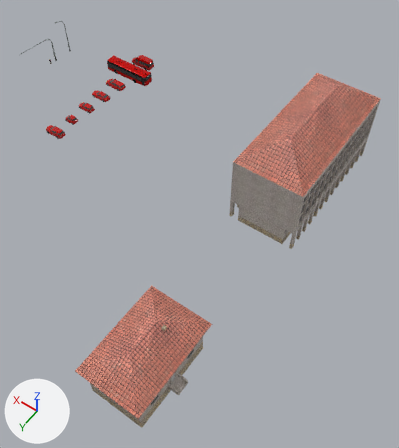
The Blender file assets/blender/all.blend as it was, and as the next commit left it.
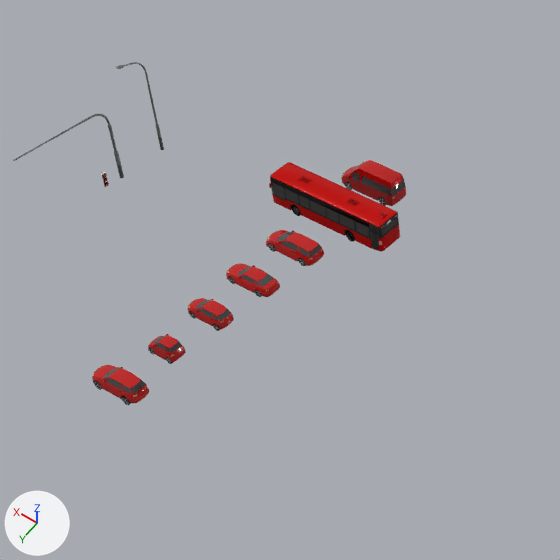
Old and new are each drawn whole from a 50 mm lens placed at (-78.1, 75.3, 83.6), pointed at (-39.6, 21.3, -1.2) and again close up on the part from 4% to 52% of the width and 0% to 43% of the height. Every picture has the same lights, and +X, +Y and +Z are marked at lower left. Objects named as collision shapes, trigger or cutter boxes, shadow casters or lower levels of detail are left out.

The first close-up shows 'Car_Bus #lod0', 'Car_Combi #lod0', 'Car_Limo #lod0', 'Car_SUV #lod0', 'Car_Small #lod0', 'Car_Smart #lod0', 'Car_Van #lod0'.
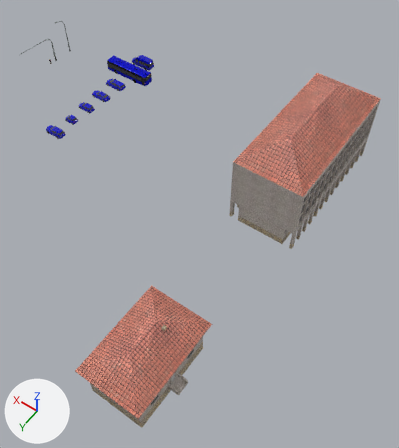
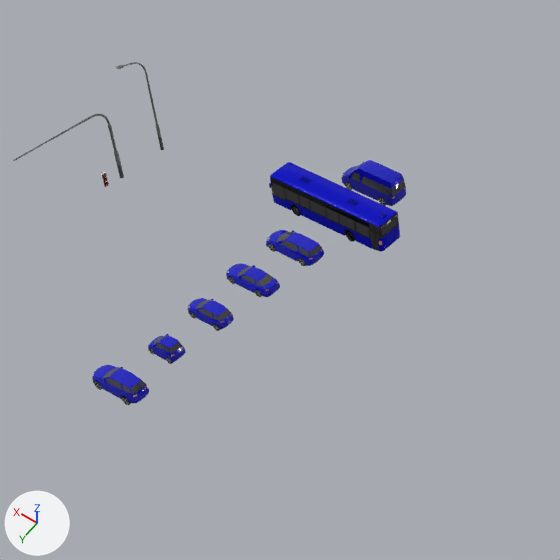
Location of each change, (x1, y1, x2, y2) in pixels of the close-ups (560 x 560 px):
'Car_Bus #lod0', recoloured (red to blue)
    both: (269, 162, 400, 251)
'Car_Van #lod0', recoloured (red to blue)
    both: (341, 160, 406, 206)
'Car_SUV #lod0', recoloured (red to blue)
    both: (92, 364, 149, 405)
'Car_Combi #lod0', recoloured (red to blue)
    both: (266, 230, 324, 266)
'Car_Limo #lod0', recoloured (red to blue)
    both: (226, 263, 280, 297)
'Car_Small #lod0', recoloured (red to blue)
    both: (188, 298, 234, 331)
'Car_Smart #lod0', recoloured (red to blue)
    both: (148, 334, 186, 364)

What changed in the scene script:
```text
Change mat_carmat:
    where n3 = _N.new('ShaderNodeValToRGB'); n3.name = 'ColorRamp'
    remove _e = n3.color_ramp.elements.new(1.0); _e.color = (1.0, 0.00207, 0.0, 1.0)
    add _e = n3.color_ramp.elements.new(1.0); _e.color = (0.0, 0.00432, 1.0, 1.0)
Change mat_busmat:
    remove n1 = _N.new('ShaderNodeValToRGB'); n1.name = 'ColorRamp'
    remove while len(n1.color_ramp.elements) > 1: n1.color_ramp.elements.remove(n1.color_ramp.elements[-1])
    remove n1.color_ramp.elements[0].position = 0.0; n1.color_ramp.elements[0].color = (0.0, 0.0, 0.0, 1.0)
    remove _e = n1.color_ramp.elements.new(1.0); _e.color = (1.0, 0.00207, 0.0, 1.0)
    add n1 = _N.new('ShaderNodeValToRGB'); n1.name = 'ColorRamp'
    add while len(n1.color_ramp.elements) > 1: n1.color_ramp.elements.remove(n1.color_ramp.elements[-1])
    add n1.color_ramp.elements[0].position = 0.0; n1.color_ramp.elements[0].color = (0.0, 0.0, 0.0, 1.0)
    add _e = n1.color_ramp.elements.new(1.0); _e.color = (0.0, 0.00341, 1.0, 1.0)
```
